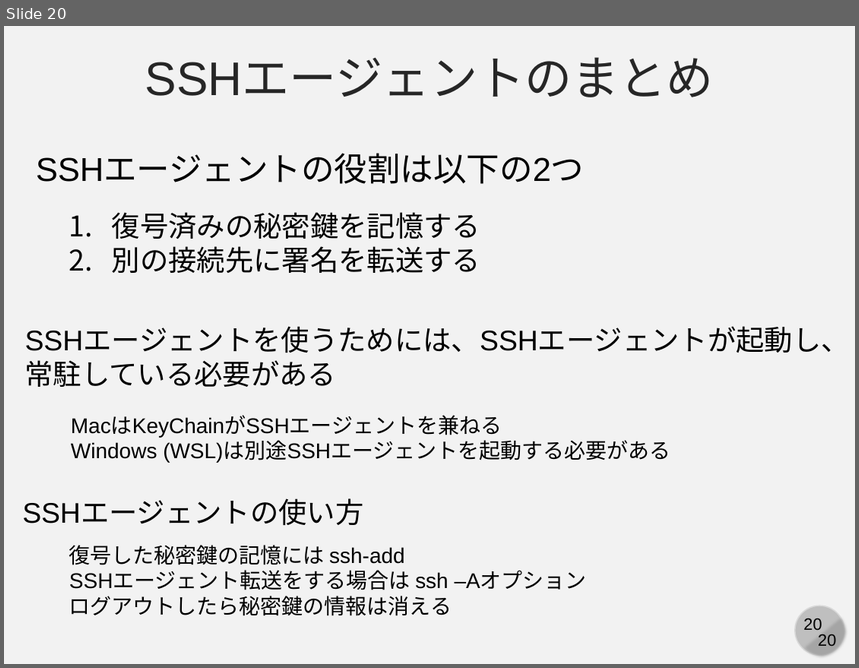
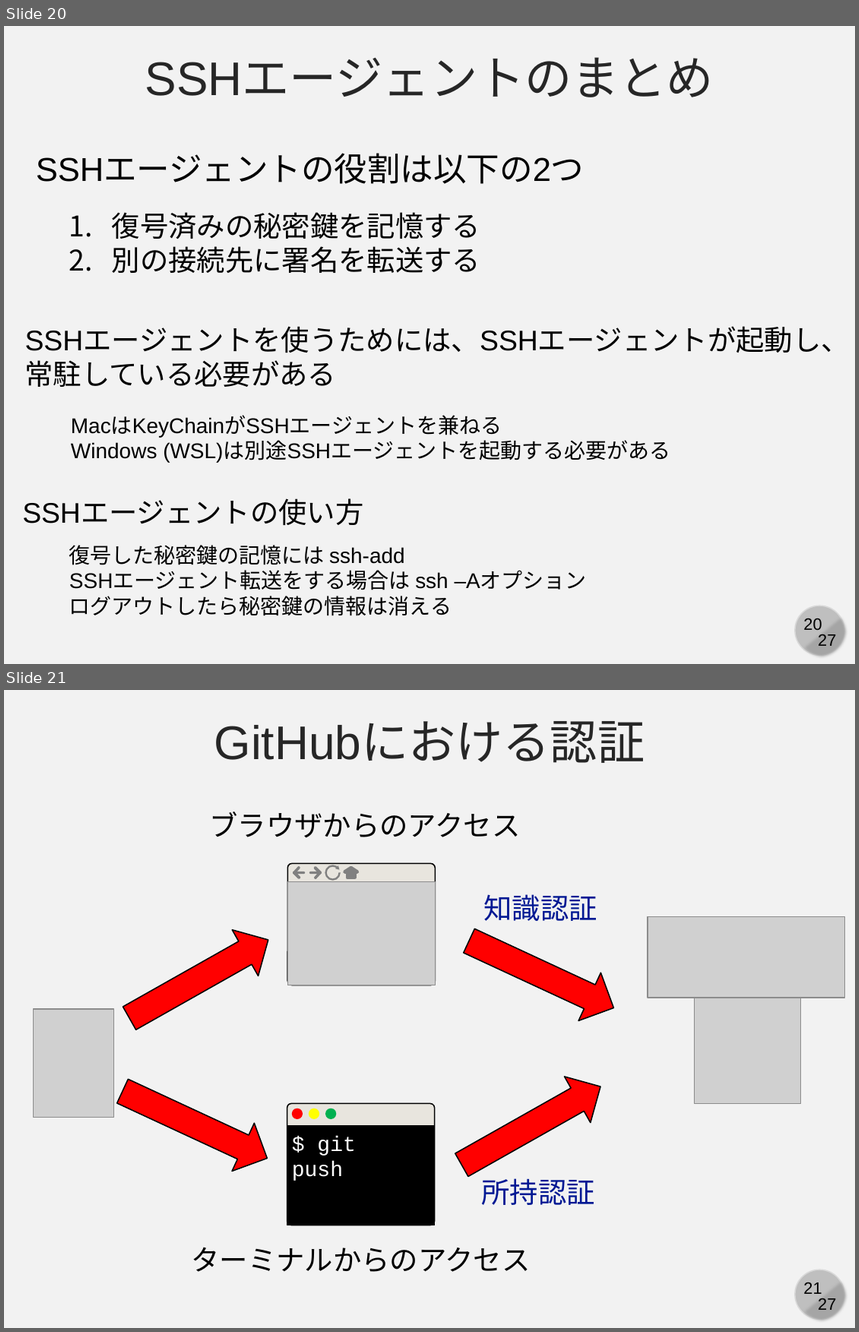
Before and after one commit to cpss2026-git/cpss2026-git.github.io, a slide deck: 02-lecture-git-advanced/slides/02-b-ssh.pptx. Shown one above the other, each under a label of ours: slide 20 before the commit, slides 20 and 21 after it. The pictures are 859x668 and 859x1332 pixels, drawn with LibreOffice and Linux fonts; fonts in the diff are those of the drawing; grey boxes stand for pictures. Boxes give left, top, right and bottom in pixels: in the first picture for what was removed or moved away, otherwise in the second. Text is boxed around its words. In the diff, an @@ line names an element or a change of style, - is before the commit and + after.

```diff
--- a/02-lecture-git-advanced/slides/02-b-ssh.pptx
+++ b/02-lecture-git-advanced/slides/02-b-ssh.pptx
@@ slide 21 added at [4,690,855,1328], background #F2F2F2; not listed: 4 template elements that a slide beside it also shows @@
@@ text added at [215,721,645,763], 40 pt, text #262626 @@
+GitHubにおける認証
@@ text added at [210,812,521,838], 24 pt, text #000000 @@
+ブラウザからのアクセス
@@ group added at [287,863,435,986]: 7 rounded rectangles, 2 triangles, 1 picture, 1 rectangle, 1 arc (boxed as its full ellipse) @@
@@ text added at [484,894,598,921], 24 pt, text #011893 @@
+知識認証
@@ right arrow added at [116,917,281,1042], fill #FF0000, outline #000000 1 pt @@
@@ right arrow added at [458,916,625,1032], fill #FF0000, outline #000000 1 pt @@
@@ picture added at [648,917,845,998] @@
@@ picture added at [694,997,800,1103] @@
@@ picture added at [34,1009,113,1117] @@
@@ right arrow added at [112,1068,278,1182], fill #FF0000, outline #000000 1 pt @@
@@ right arrow added at [449,1064,614,1188], fill #FF0000, outline #000000 1 pt @@
@@ group added at [287,1103,435,1225]: 3 ellipses, 1 rounded rectangle, 1 rectangle, 1 text @@
+$ git push
@@ text added at [482,1179,595,1205], 24 pt, text #011893 @@
+所持認証
@@ text added at [191,1248,530,1272], 24 pt, text #000000 @@
+ターミナルからのアクセス
@@ slide 20 changed as well @@
@@ text at [818,635,836,646]: text changed @@
-20
+27
```
Also in this commit, not shown: 19 other slides changed, 6 other slides added, 1 other file.
